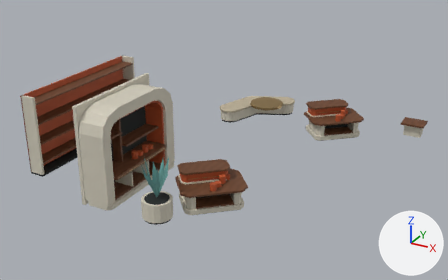
What one commit did to the glTF model external_packages/shopping_promenade_20261009/exports/SHOP_D09_S72_A262__fitout.glb.
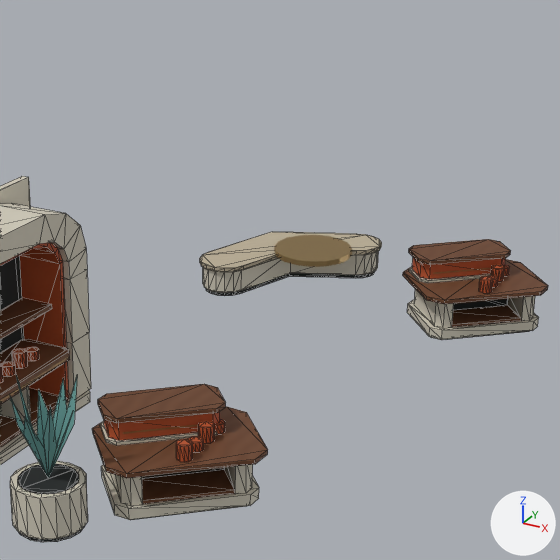
Each version appears first whole from a 50 mm camera at (8.51, -16.81, 8.88) aimed at (-0.45, -0.53, 0.74), and next in a close-up on the part from 31% to 82% of the width and 0% to 83% of the height. The lights are fixed; the arrows at lower right show +X, +Y and +Z. The first two pictures are the older version. The close-ups show mesh edges as thin lines. Vertices at exactly the same position are counted once.

Objects in the first close-up: 'SHOP_D09_S72_A262__fitout__champagne_metal', 'SHOP_D09_S72_A262__fitout__dark_rubber', 'SHOP_D09_S72_A262__fitout__ivory_enamel', 'SHOP_D09_S72_A262__fitout__oatmeal_weave', 'SHOP_D09_S72_A262__fitout__quiet_teal', 'SHOP_D09_S72_A262__fitout__retail_terracotta_enamel', 'SHOP_D09_S72_A262__fitout__warm_walnut'.
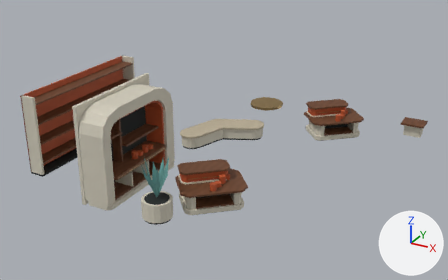
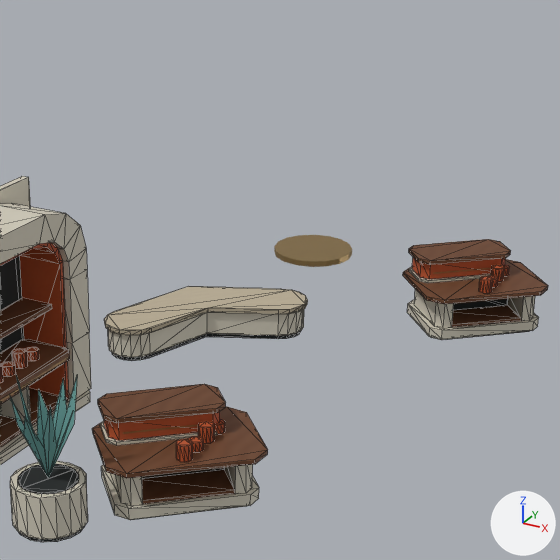
Location of each change, (x1, y1, x2, y2) in pixels of the close-ups (560 x 560 px; the box of a moved part takes in the faces that stretch with it):
'SHOP_D09_S72_A262__fitout__oatmeal_weave', moved: before (200, 232, 382, 272); after (104, 286, 308, 335)
part 1 of me_shop_d09_s72_a262__fitout__dark_rubber, moved or reshaped: before (205, 271, 375, 296); after (112, 331, 301, 361)
part 2 of me_shop_d09_s72_a262__fitout__ivory_enamel, moved or reshaped: before (203, 251, 378, 293); after (108, 309, 304, 357)

What the commit changed:
me_shop_d09_s72_a262__fitout__dark_rubber is used by ob_shop_d09_s72_a262__fitout__dark_rubber; location (0.0, 0.0, 0.0).
me_shop_d09_s72_a262__fitout__dark_rubber had 252 vertices, 444 faces and spanned x -5.35..2.8, y -5.0..4.82, z 0.0..2.49.
me_shop_d09_s72_a262__fitout__dark_rubber now has 252 vertices, 444 faces and spans x -5.35..2.8, y -5.0..4.28, z 0.0..2.49.
me_shop_d09_s72_a262__fitout__dark_rubber part 1: the loose piece of 40 vertices spanning x -2.32..-0.18, y 2.48..4.82, z 0.0..0.07 is moved by (0.0, -2.8, 0.0).
me_shop_d09_s72_a262__fitout__ivory_enamel has 364 vertices, 678 faces and spans x -5.35..4.8, y -5.05..4.9, z 0.0..3.0.
me_shop_d09_s72_a262__fitout__ivory_enamel is used by ob_shop_d09_s72_a262__fitout__ivory_enamel; location (0.0, 0.0, 0.0).
me_shop_d09_s72_a262__fitout__ivory_enamel part 2: the loose piece of 40 vertices spanning x -2.36..-0.14, y 2.44..4.86, z 0.07..0.43 is moved by (0.0, -2.8, 0.0).
me_shop_d09_s72_a262__fitout__oatmeal_weave is used by ob_shop_d09_s72_a262__fitout__oatmeal_weave; location (0.0, 0.0, 0.0).
me_shop_d09_s72_a262__fitout__oatmeal_weave had 40 vertices, 76 faces and spanned x -2.41..-0.09, y 2.39..4.91, z 0.43..0.5.
me_shop_d09_s72_a262__fitout__oatmeal_weave now has 40 vertices, 76 faces and spans x -2.41..-0.09, y -0.41..2.11, z 0.43..0.5.
me_shop_d09_s72_a262__fitout__oatmeal_weave part 3: the whole mesh is moved by (0.0, -2.8, 0.0).
